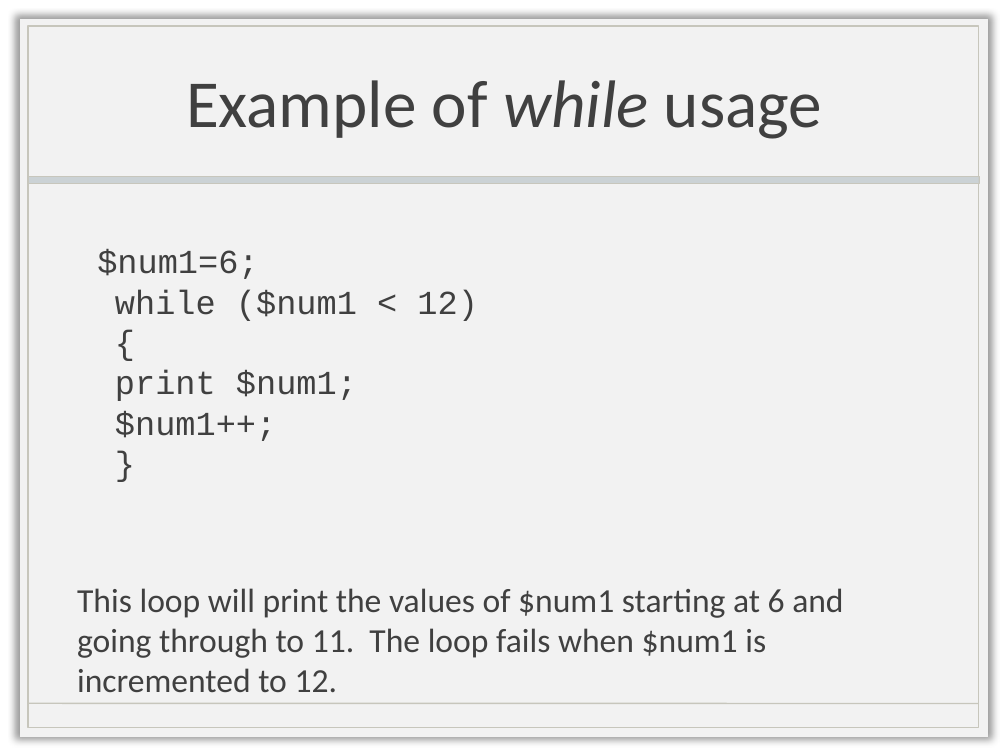
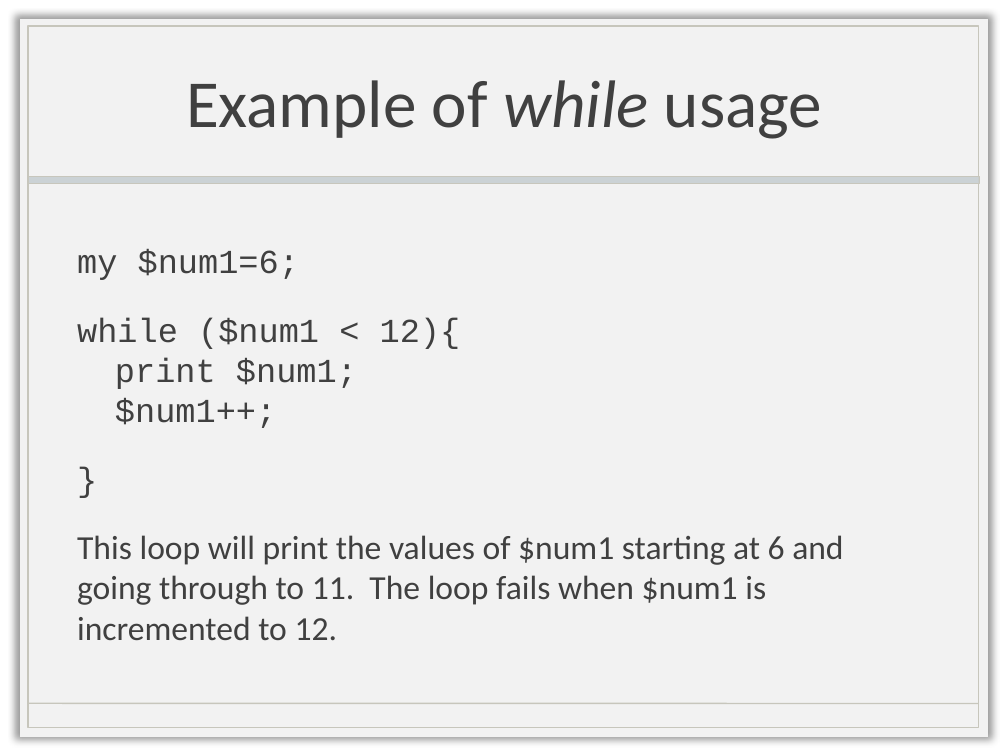
Before and after one commit to rolandkrause/isb101, a slide deck: slide 46 of Perl/2015-01-05_Perl1.pptx. Drawn at 1008x756 pixels with LibreOffice and Linux fonts; fonts in the diff are those of the drawing; background and template pictures are left out. Boxes give left, top, right and bottom in pixels: in the first picture for what was removed or moved away, otherwise in the second. Text is boxed around its words. In the diff, an @@ line names an element or a change of style, - is before the commit and + after.

```diff
--- a/Perl/2015-01-05_Perl1.pptx
+++ b/Perl/2015-01-05_Perl1.pptx
@@ text at (77,249,461,428): text changed @@
-$num1=6;
-while ($num1 < 12)
-{
-print $num1;
-$num1++;
-}
+my $num1=6;
+while ($num1 < 12){
+print $num1;
+$num1++;
+}
```
Also in this commit, not shown: 2 other slides changed, 30 other files.
